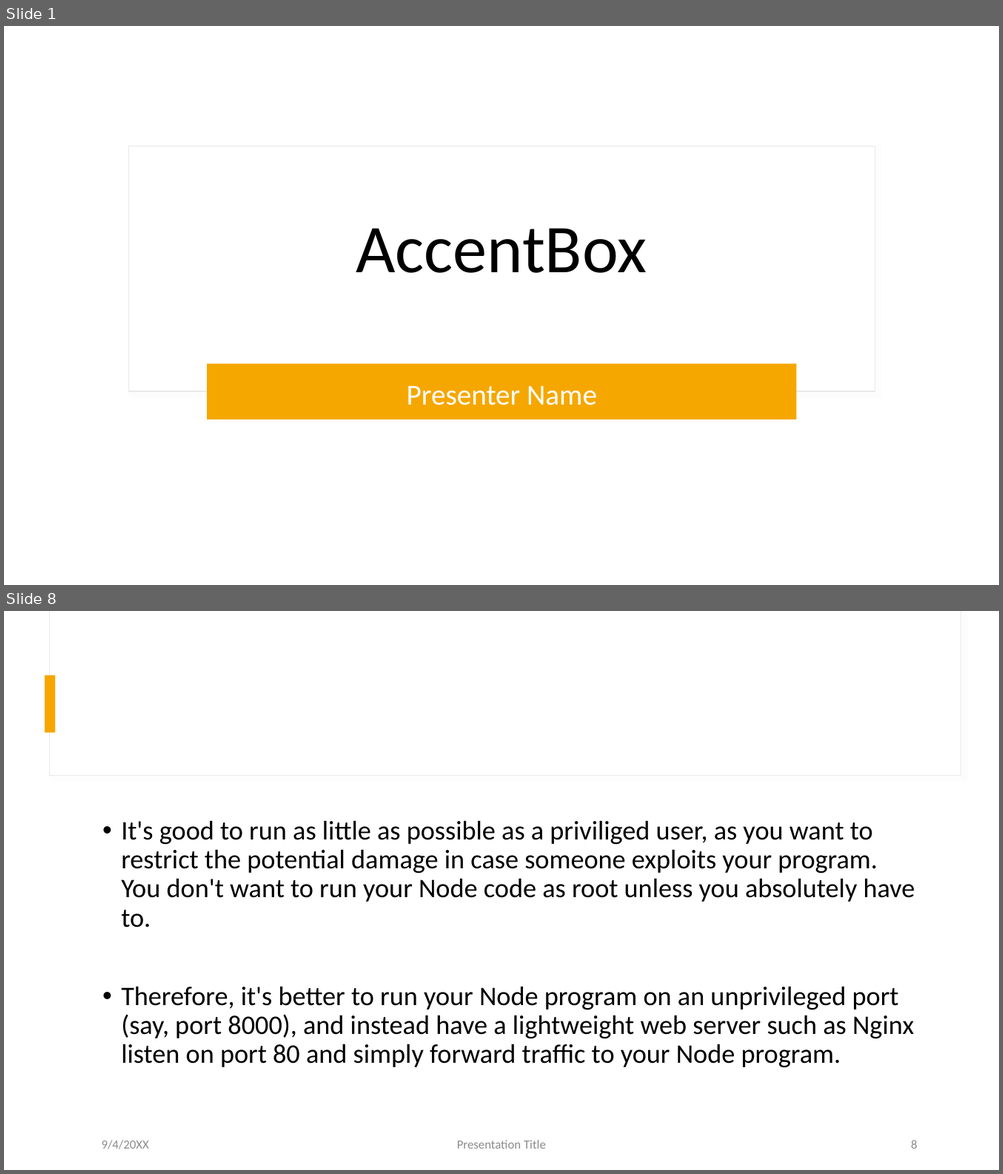
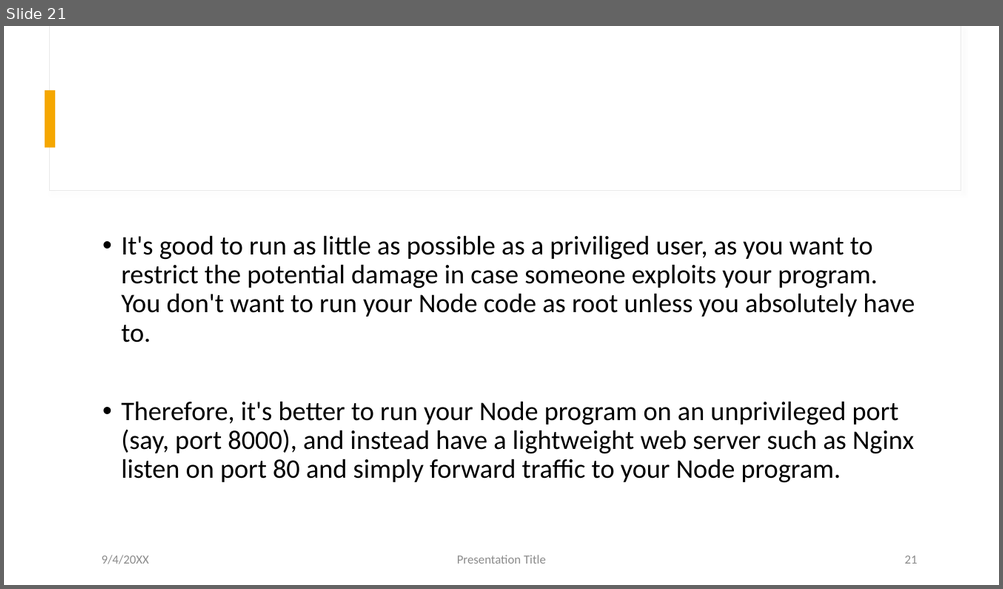
Before and after one commit to uzuhinta/aws_learning-resource, a slide deck: doc/EC2.pptx. Shown one above the other, each under a label of ours: slides 1 and 8 before the commit, slide 21 after it; the slides between them are not shown. The pictures are 1003x1174 and 1003x589 pixels, drawn with LibreOffice and Linux fonts; fonts in the diff are those of the drawing. Boxes give left, top, right and bottom in pixels: in the first picture for what was removed or moved away, otherwise in the second. Text is boxed around its words. In the diff, an @@ line names an element or a change of style, - is before the commit and + after.

```diff
--- a/doc/EC2.pptx
+++ b/doc/EC2.pptx
@@ slide 1 removed at <box>4,26,999,585</box>, background #FFFFFF @@
@@ rectangle removed at <box>128,146,875,392</box> @@
@@ title removed at <box>356,228,646,273</box> @@
-AccentBox
@@ subtitle removed at <box>207,364,797,420</box> @@
-Presenter Name
@@ what was slide 8 is now slide 21 @@
@@ page number at <box>905,556,917,564</box>: text changed @@
-8
+21
```
Also in this commit, not shown: 6 slides changed, 16 slides added, 2 other slides removed, 5 other files.
